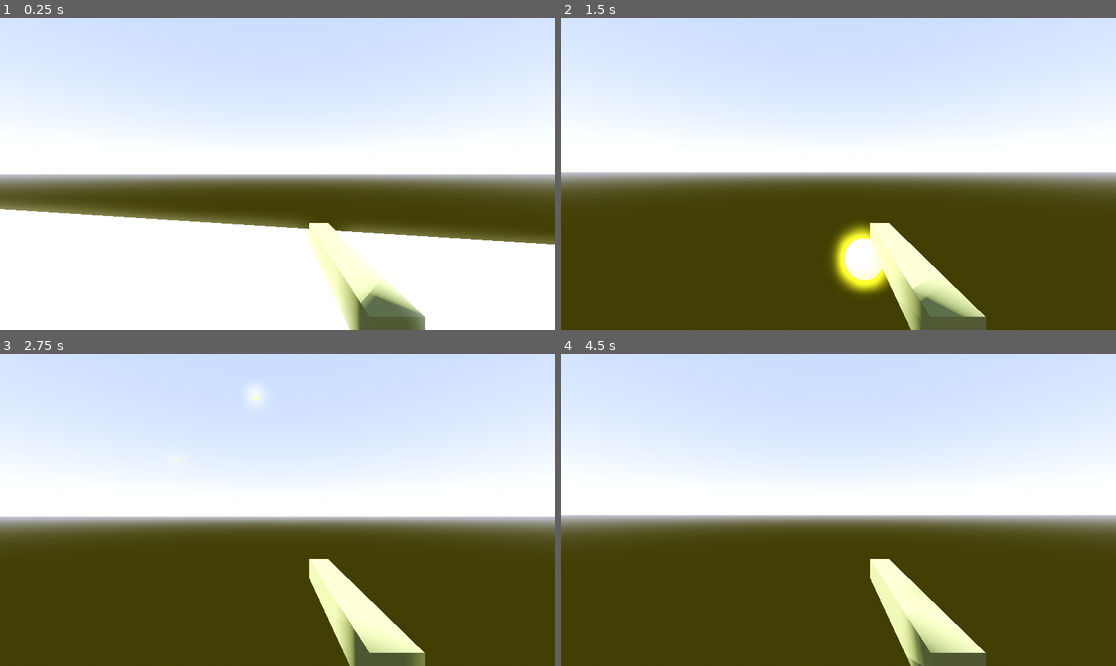
Above: before the commit, frames 1-4 (two rows, left to right).
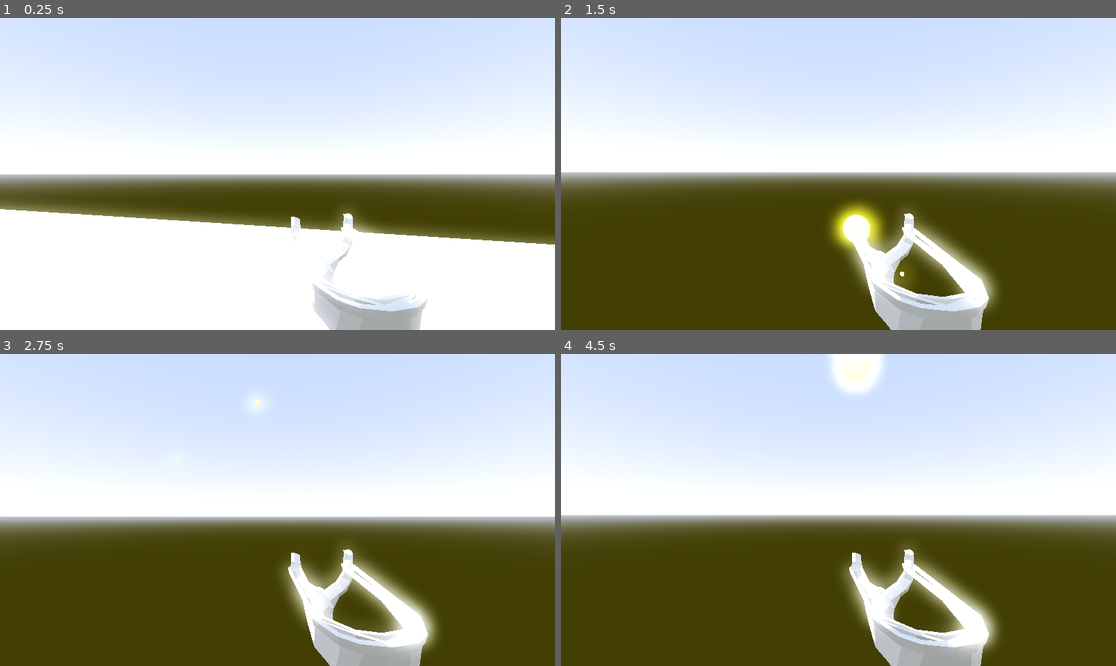
Above: after the commit, the same moments.

Repository: EdBarrancos/Minihit-Xjam23
Game: Godot game, scene res://Game/Scenes/game.tscn
The game is run twice, just before and just after one commit, with the same random seed, the same clock (stepped at 60 frames per second) and the same inputs.
Inputs (mouse positions are in pixels of both pictures, inside the frame that each line leads up to):
- Up to frame 1 (0.25 s): no input
- Up to frame 2 (1.5 s): tap Enter at 0.5 s; move the mouse to (866, 174) at 0.52 s; hold Up (UP) from 0.53 s (still down); click (866, 174) at 0.6 s; tap Space (JUMP) at 0.77 s; move the mouse to (810, 174) at 1.27 s; click (810, 174) at 1.35 s
- Up to frame 3 (2.75 s): keep holding Up (UP); tap Space (JUMP) at 1.52 s; move the mouse to (288, 503) at 2.02 s; click (288, 503) at 2.1 s
- Up to frame 4 (4.5 s): keep holding Up (UP); move the mouse to (832, 516) at 2.77 s; click (832, 516) at 2.85 s; tap Space (JUMP) at 3.02, 3.77 s; move the mouse to (877, 513) at 3.52 s; click (877, 513) at 3.6 s; move the mouse to (794, 506) at 4.27 s; click (794, 506) at 4.35 s

The runs differ from the first frame. In frame 1, 4.3% of the frame differs, in the area x 52-78%, y 61-100%; in frame 2, 8.2%; in frame 3, 7.4%; in frame 4, 8.3%, in the area x 48-79%, y 0-100%.

Commit message:
#8 - Add sling shot file

Diff:
--- a/project/Player/Scenes/gun.tscn
+++ b/project/Player/Scenes/gun.tscn
@@ -1,7 +1,8 @@
-[gd_scene load_steps=5 format=3 uid="uid://pvi750xacjly"]
+[gd_scene load_steps=7 format=3 uid="uid://pvi750xacjly"]
 
 [ext_resource type="Script" path="res://Player/Scripts/gun.gd" id="1_w2kbx"]
 [ext_resource type="PackedScene" uid="uid://d4niveflkpj5o" path="res://Player/Scenes/orange.tscn" id="2_t88bw"]
+[ext_resource type="PackedScene" uid="uid://dwrp0il7d80as" path="res://Player/Assets/Visuals/Slingshot3.glb" id="3_drqvv"]
 
 [sub_resource type="BoxMesh" id="BoxMesh_hwdy7"]
 lightmap_size_hint = Vector2i(8, 10)
@@ -13,12 +14,15 @@
 specular_mode = 1
 albedo_color = Color(0.380392, 0.403922, 0.247059, 1)
 
+[sub_resource type="MultiMesh" id="MultiMesh_mplqr"]
+
 [node name="Gun" type="Node3D"]
 script = ExtResource("1_w2kbx")
 ammo_type_scene = ExtResource("2_t88bw")
 
 [node name="Mesh" type="MeshInstance3D" parent="."]
 transform = Transform3D(1, 0, 0, 0, 1, 0, 0, 0, 1, 0, 0, -0.217)
+visible = false
 layers = 4
 mesh = SubResource("BoxMesh_hwdy7")
 surface_material_override/0 = SubResource("StandardMaterial3D_fmoo1")
@@ -26,3 +30,9 @@
 [node name="RayCast3D" type="RayCast3D" parent="."]
 target_position = Vector3(0, 0, -0.715)
 collision_mask = 0
+
+[node name="MultiMeshInstance3D" type="MultiMeshInstance3D" parent="."]
+multimesh = SubResource("MultiMesh_mplqr")
+
+[node name="Slingshot3" parent="." instance=ExtResource("3_drqvv")]
+transform = Transform3D(-4.37114e-08, 0, -1, 0, 1, 0, 1, 0, -4.37114e-08, 0, -0.357954, 0)
--- a/project/Player/Scenes/player.tscn
+++ b/project/Player/Scenes/player.tscn
@@ -25,4 +25,4 @@
 [node name="Camera3D" type="Camera3D" parent="Head"]
 
 [node name="Gun" parent="Head/Camera3D" instance=ExtResource("2_hw5sk")]
-transform = Transform3D(1, 0, 0, 0, 1, 0, 0, 0, 1, 0.2172, -0.309298, -0.5017)
+transform = Transform3D(1, 0, 0, 0, 1, 0, 0, 0, 1, 0.2172, -0.269249, -0.934567)
--- /dev/null
+++ b/project/Player/Scripts/Slingshot.gd
@@ -0,0 +1,6 @@
+extends Node3D
+
+@onready var animation_player = $AnimationPlayer
+
+func shoot():
+	animation_player.play("shoot")
--- a/project/Player/Scripts/gun.gd
+++ b/project/Player/Scripts/gun.gd
@@ -2,6 +2,7 @@
 
 @export var ammo_type_scene : PackedScene
 @onready var gun_barrel = $RayCast3D
+@onready var slingshot = $Slingshot
 
 var charging_tween
 
--- a/project/project.godot
+++ b/project/project.godot
@@ -14,6 +14,10 @@
 run/main_scene="res://Game/Scenes/game.tscn"
 config/features=PackedStringArray("4.2", "Forward Plus")
 config/icon="res://icon.svg"
+
+[filesystem]
+
+import/fbx/enabled=false
 
 [input]
 
Binary file added: project/Player/Assets/Slingshot_prot1.fbx
Binary file added: project/Player/Assets/Visuals/Slingshot3.glb
Not shown, added: project/Player/Assets/Visuals/Slingshot3.glb.import
